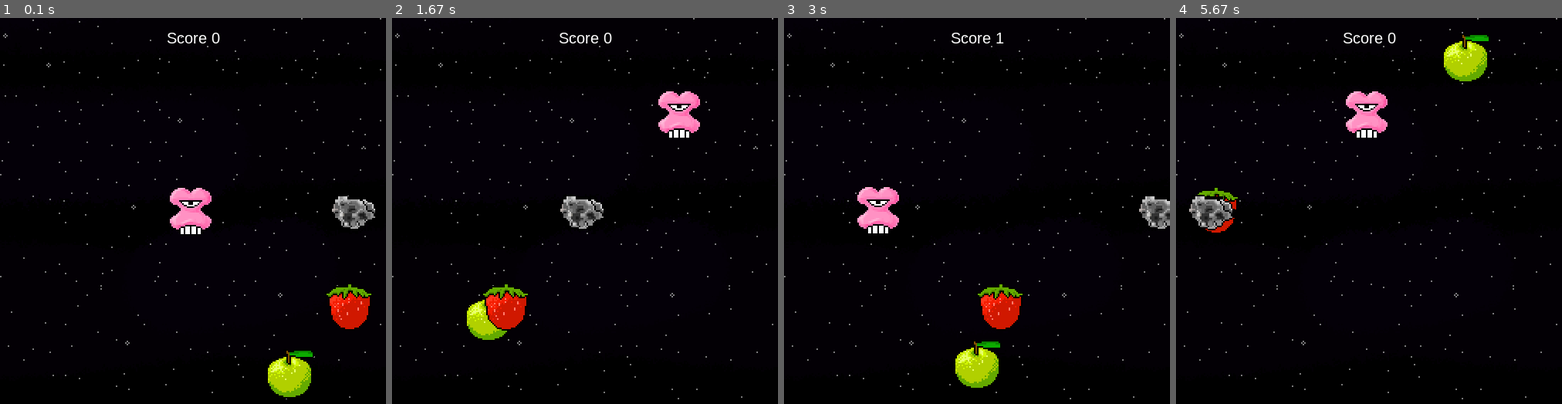
Above: before the commit, frames 1-4 (left to right).
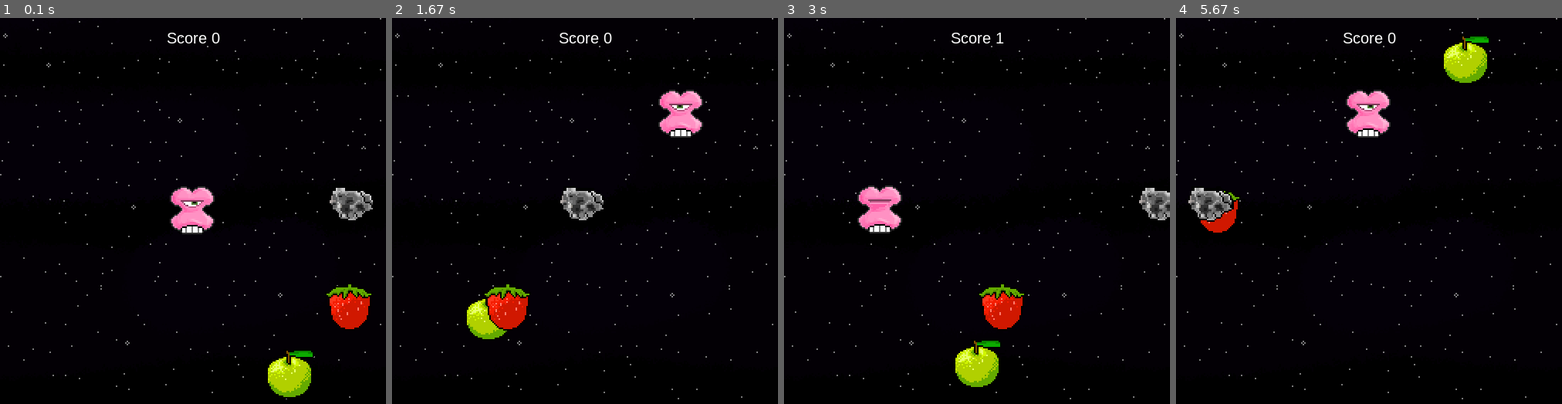
Above: after the commit, the same moments.

Repository: jaisawhney/pygames-fruit-game
Game: pygame game, started from game.py
The game is run twice, just before and just after one commit, with the same random seed, the same clock (stepped at 60 frames per second) and the same inputs.
Inputs:
- Up to frame 1 (0.1 s): no input
- Up to frame 2 (1.67 s): hold Right 0.33-0.8 s; hold Up 0.83-1.13 s; hold Right 1.17-1.63 s
- Up to frame 3 (3 s): hold Left 1.67-2.2 s; hold Down 2.23-2.53 s; hold Left 2.57-2.97 s
- Up to frame 4 (5.67 s): hold Up 3-3.37 s; hold Right 3.4-4.03 s; hold Down 4.07-4.43 s; hold Left 4.47-4.93 s; hold Right 4.97-5.43 s; hold Up from 5.47 s (still down)

The runs differ from the first frame. In frame 1, 1.4% of the frame differs, in the area x 44-98%, y 43-56%; in frame 2, 1.8%; in frame 3, 1.7%; in frame 4, 1.9%, in the area x 3-81%, y 4-56%.

Commit message:
Animated sprites

Diff:
--- a/game.py
+++ b/game.py
@@ -71,7 +71,7 @@
         # If the player hit a bomb
         if pygame.sprite.collide_rect(player, asteroid):
             score = 0
-            pygame.mixer.music.load("./audio/bomb-explode.wav")
+            pygame.mixer.music.load("audio/asteroid-explode.wav")
             pygame.mixer.music.play(1)
 
             for entity in all_sprites:
@@ -87,7 +87,6 @@
         text = font.render(f"Score {score}", True, (255, 255, 255))
         center_text = text.get_rect(center=(screen_width / 2, 25))
         screen.blit(text, center_text)
-
         pygame.display.flip()
         clock.tick(60)
 
--- a/sprites.py
+++ b/sprites.py
@@ -25,9 +25,41 @@
         self.surf = pygame.image.load(image)
 
 
-class Player(GameObject):
+class AnimatedGameObject(GameObject):
+    def __init__(self, x, y, images):
+        super(AnimatedGameObject, self).__init__(x, y, images[0])
+        self.images = images
+        self.frame_count = 0
+        self.current_image_index = 0
+
+    def render(self, screen):
+        self.rect.x = self.x
+        self.rect.y = self.y
+        self.frame_count += 1
+
+        # New image every 6 frames
+        if self.frame_count >= 6:
+            self.frame_count = 0
+
+            self.current_image_index += 1
+            if len(self.images) <= self.current_image_index:
+                self.current_image_index = 0
+
+            # Update image
+            self.surf = pygame.image.load(self.images[self.current_image_index])
+        screen.blit(self.surf, (self.x, self.y))
+
+
+class Player(AnimatedGameObject):
     def __init__(self):
-        super(Player, self).__init__(93, 93, "./images/player.png")
+        images = ["./images/player/pink-1.gif", "./images/player/pink-2.gif",
+                  "./images/player/pink-3.gif", "./images/player/pink-4.gif",
+                  "./images/player/pink-5.gif", "./images/player/pink-6.gif",
+                  "./images/player/pink-7.gif", "./images/player/pink-8.gif",
+                  "./images/player/pink-9.gif", "./images/player/pink-10.gif",
+                  "./images/player/pink-11.gif"]
+
+        super(Player, self).__init__(93, 93, images)
         self.dx = 93
         self.dy = 93
         self.pos_x = 1
Binary file changed: images/asteroid.png
Binary file removed: images/player.png
Binary file added: images/player/pink-1.gif
Binary file added: images/player/pink-10.gif
Binary file added: images/player/pink-11.gif
Binary file added: images/player/pink-2.gif
Binary file added: images/player/pink-3.gif
Binary file added: images/player/pink-4.gif
Binary file added: images/player/pink-5.gif
Binary file added: images/player/pink-6.gif
Binary file added: images/player/pink-7.gif
Binary file added: images/player/pink-8.gif
(and 2 more such lines)
